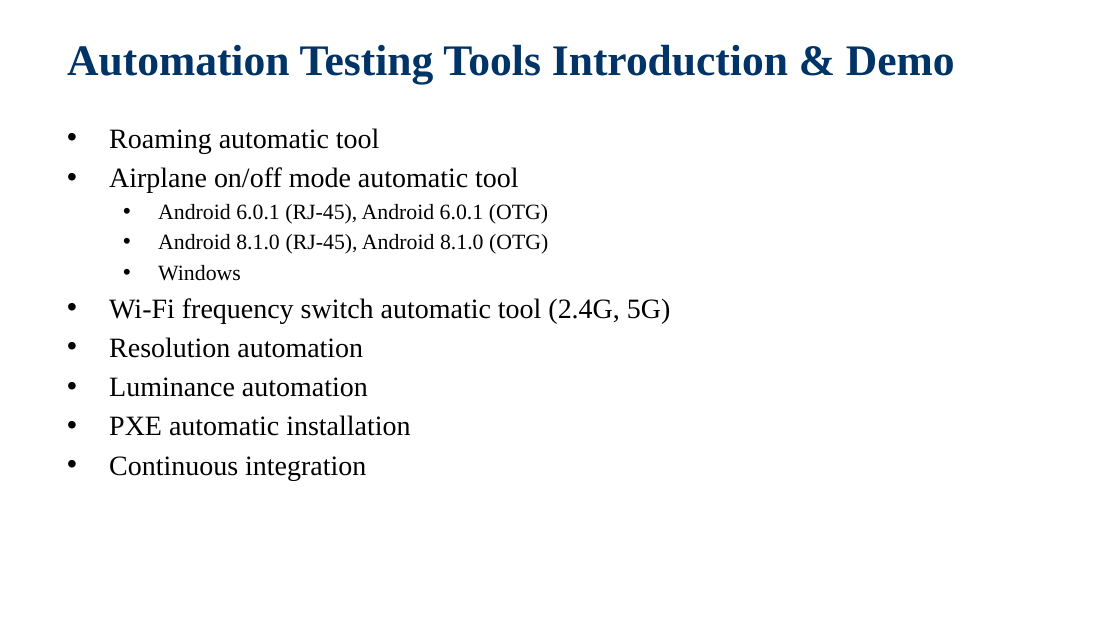
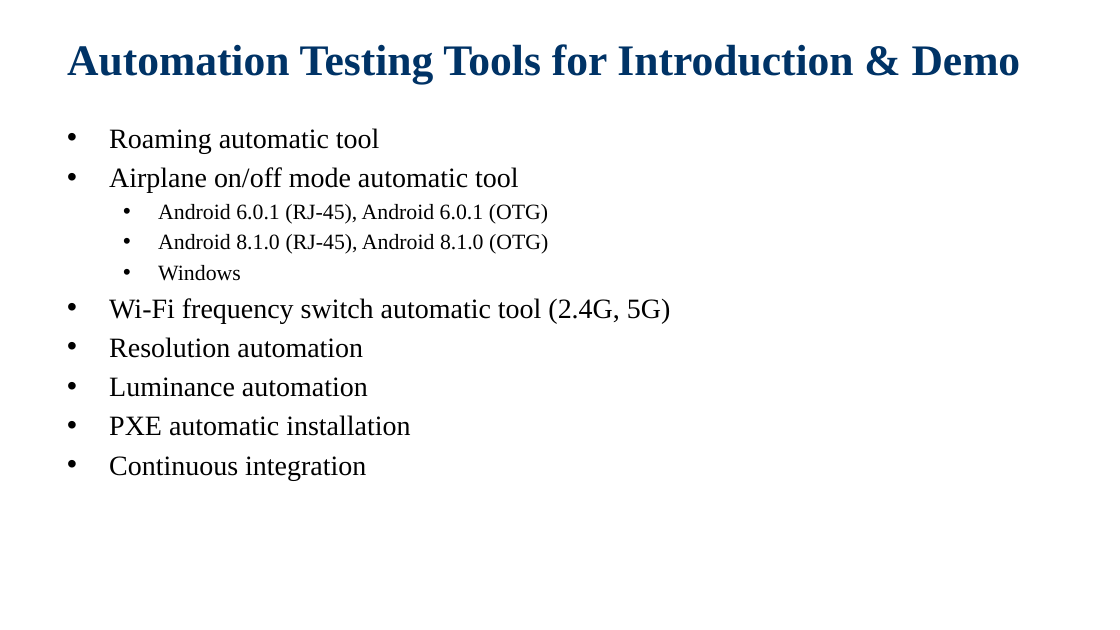
Before and after one commit to jackiejay888/automation, a slide deck: slide 8 of kpi/Test Automation_Demo.pptx. Drawn at 1120x630 pixels with LibreOffice and Linux fonts; fonts in the diff are those of the drawing; background and template pictures are left out. Boxes give left, top, right and bottom in pixels: in the first picture for what was removed or moved away, otherwise in the second. Text is boxed around its words. In the diff, an @@ line names an element or a change of style, - is before the commit and + after.

```diff
--- a/kpi/Test Automation_Demo.pptx
+++ b/kpi/Test Automation_Demo.pptx
@@ title at bbox=[67, 44, 1021, 84]: text changed @@
-Automation Testing Tools Introduction & Demo
+Automation Testing Tools for Introduction & Demo
```
Also in this commit, not shown: 7 other slides changed, 2 slides added, 6 other files.
